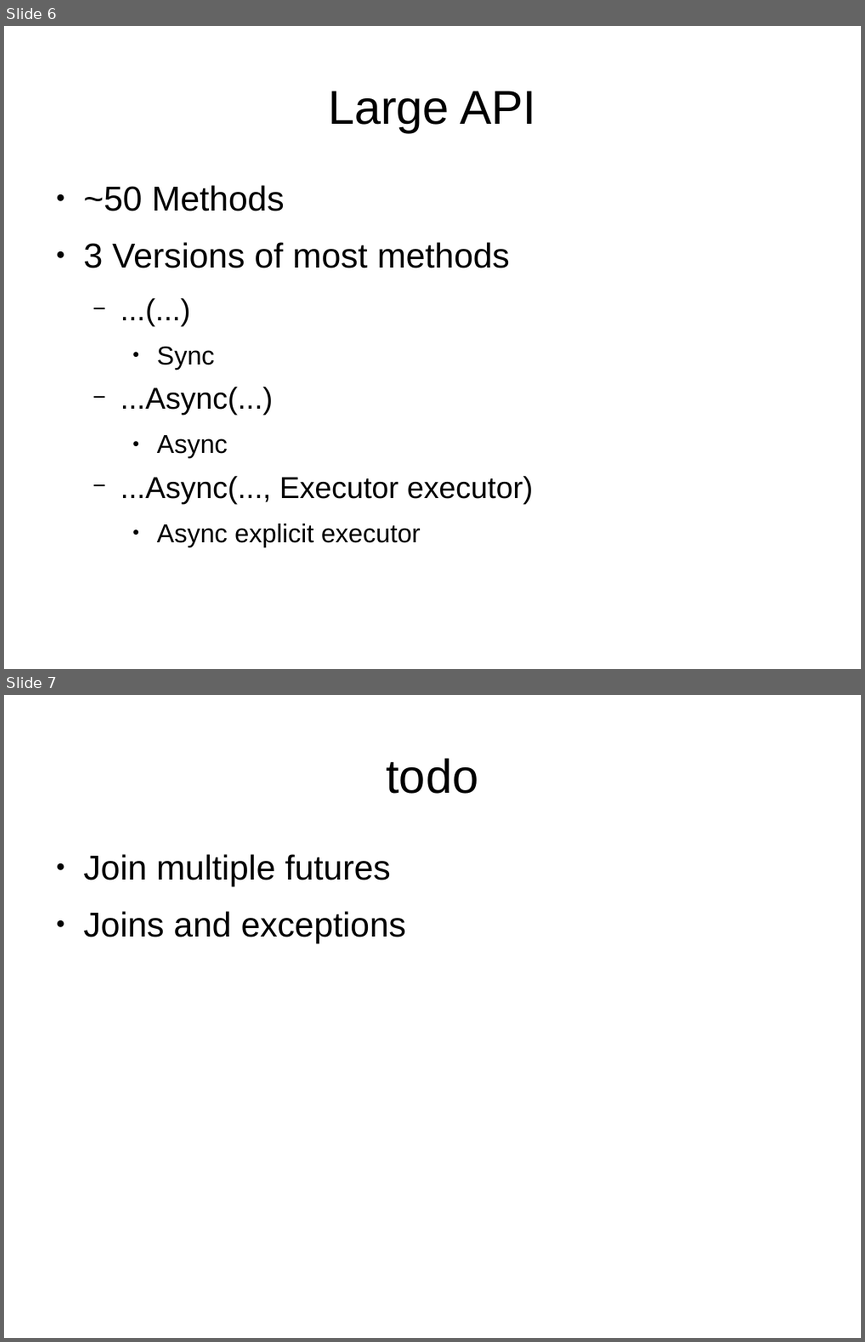
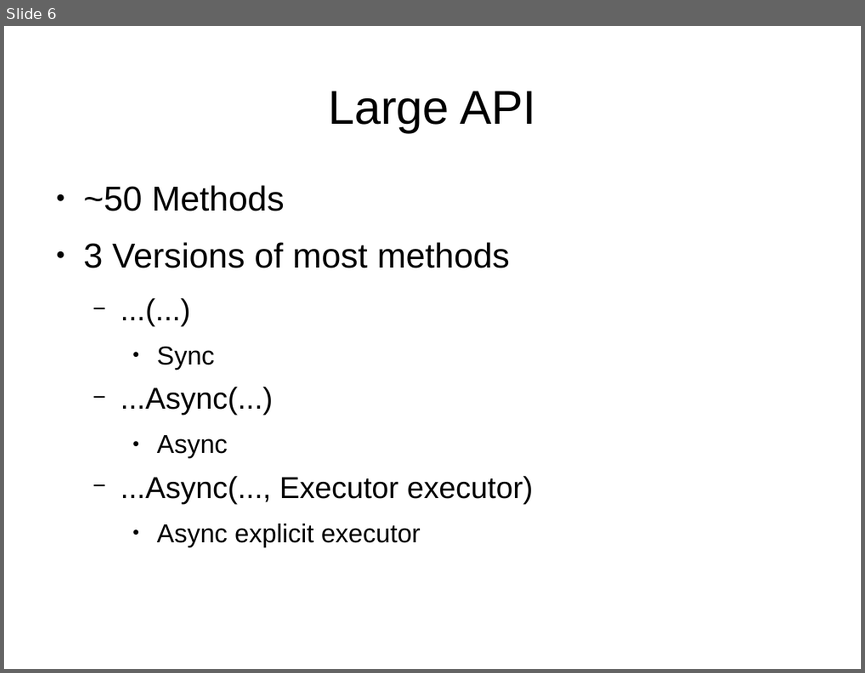
Before and after one commit to vandersson/CompletableFutureDemo, a slide deck: completablefuture.odp. Shown one above the other, each under a label of ours: slides 6 and 7 before the commit, slide 6 after it. The pictures are 865x1342 and 865x673 pixels, drawn with LibreOffice and Linux fonts; fonts in the diff are those of the drawing. Boxes give left, top, right and bottom in pixels: in the first picture for what was removed or moved away, otherwise in the second. Text is boxed around its words. In the diff, an @@ line names an element or a change of style, - is before the commit and + after.

```diff
--- a/completablefuture.odp
+++ b/completablefuture.odp
@@ slide 7 removed at (4, 695, 861, 1338), background #FFFFFF @@
@@ title removed at (386, 758, 478, 794) @@
-todo
@@ text removed at (84, 854, 406, 943) @@
-● Join multiple futures
-● Joins and exceptions
```
Also in this commit, not shown: 3 slides changed, 2 slides added, 1 other slide removed, 5 other files.
